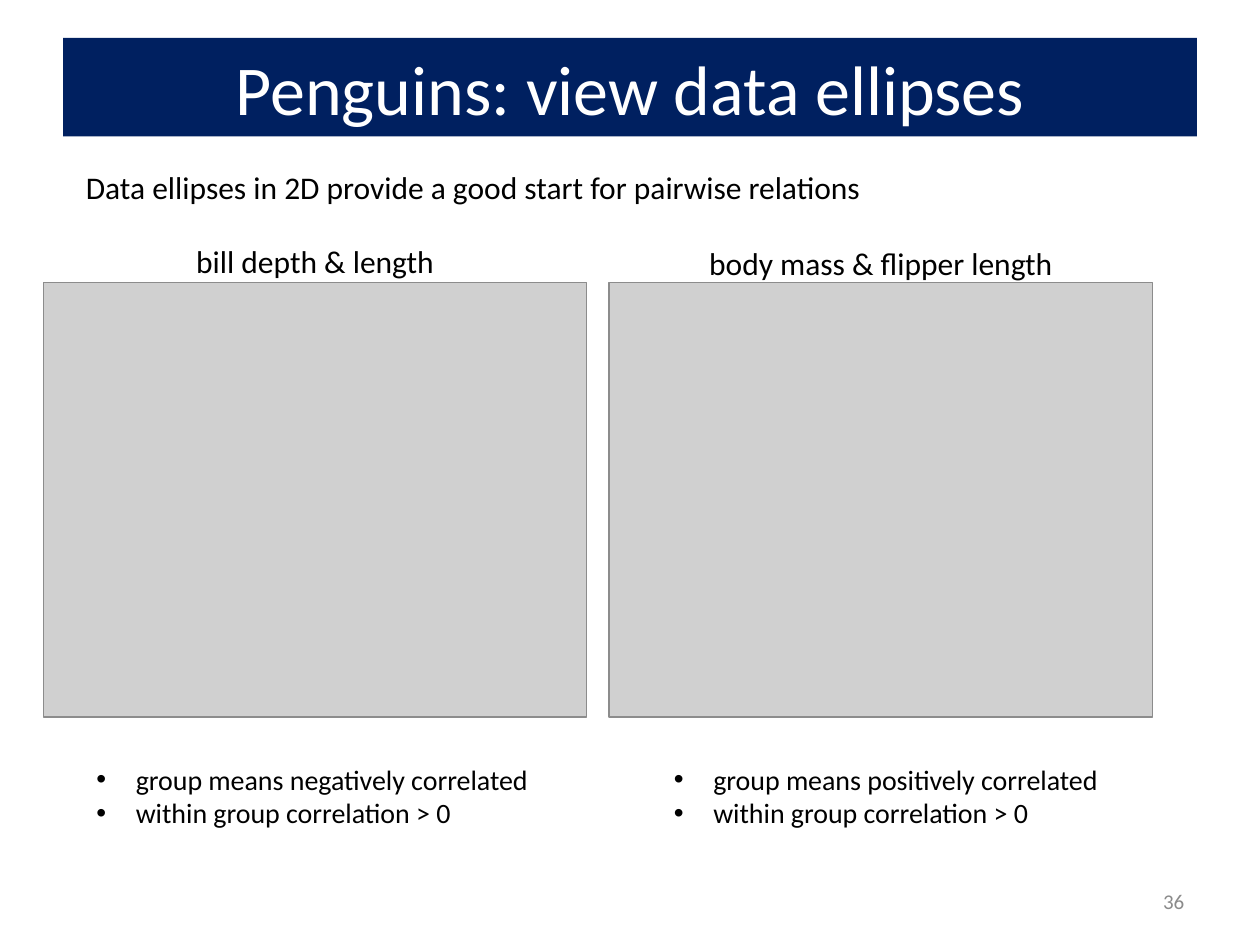
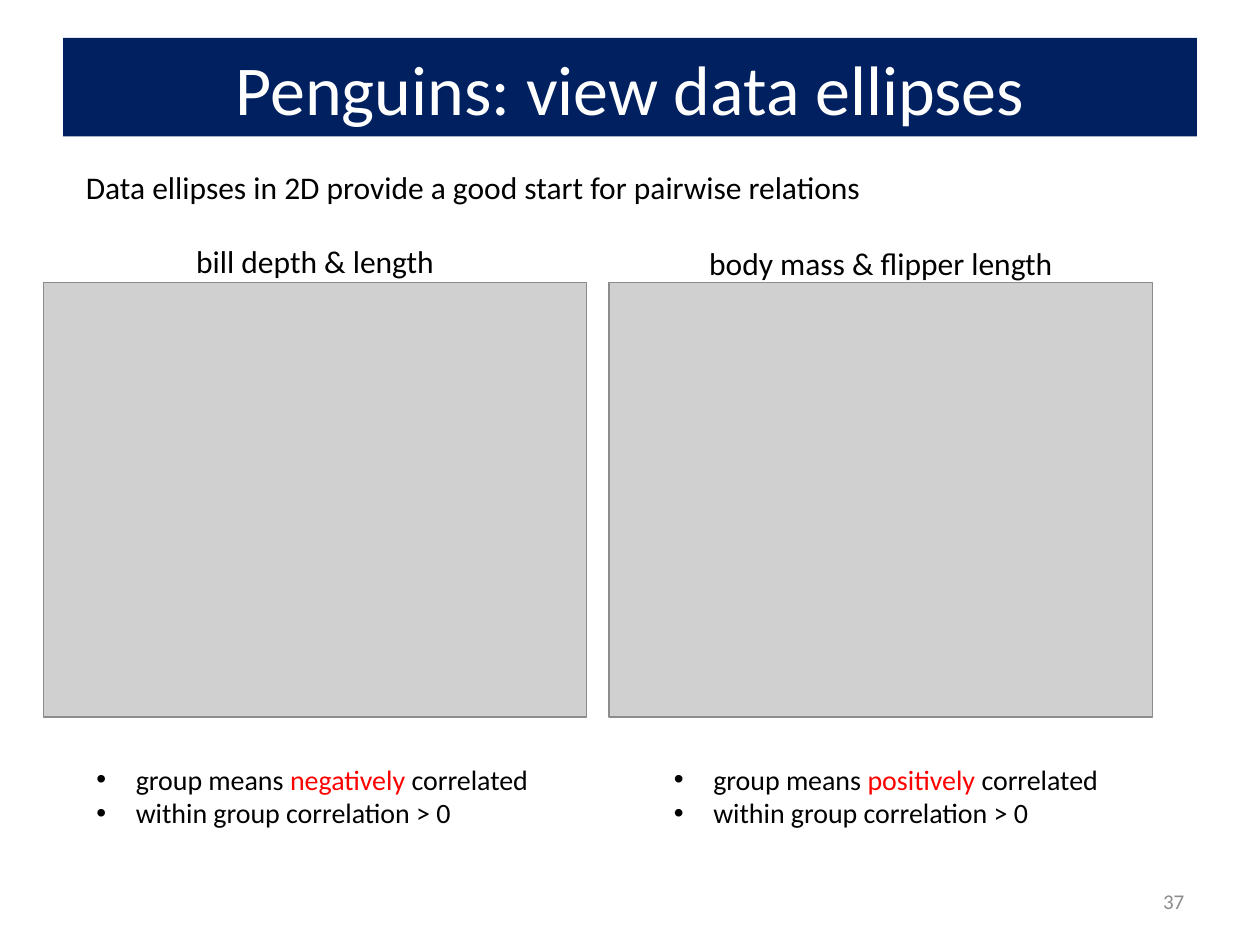
Before and after one commit to friendly/VisMLM-course, a slide deck: slide 37 of lectures/lecture2.pptx (slide 36 before the commit). Drawn at 1260x945 pixels with LibreOffice and Linux fonts; fonts in the diff are those of the drawing; grey boxes stand for pictures. Boxes give left, top, right and bottom in pixels: in the first picture for what was removed or moved away, otherwise in the second. Text is boxed around its words. In the diff, an @@ line names an element or a change of style, - is before the commit and + after.

```diff
--- a/lectures/lecture2.pptx
+++ b/lectures/lecture2.pptx
@@ text at (136, 770, 528, 795): text colour #000000 to #FF0000 in "negatively" @@
@@ text at (713, 770, 1098, 795): text colour #000000 to #FF0000 in "positively" @@
@@ page number at (1163, 895, 1184, 909): text changed @@
-36
+37
```
Also in this commit, not shown: 5 other slides changed, 2 slides added, 1 slide removed, 6 other files.
